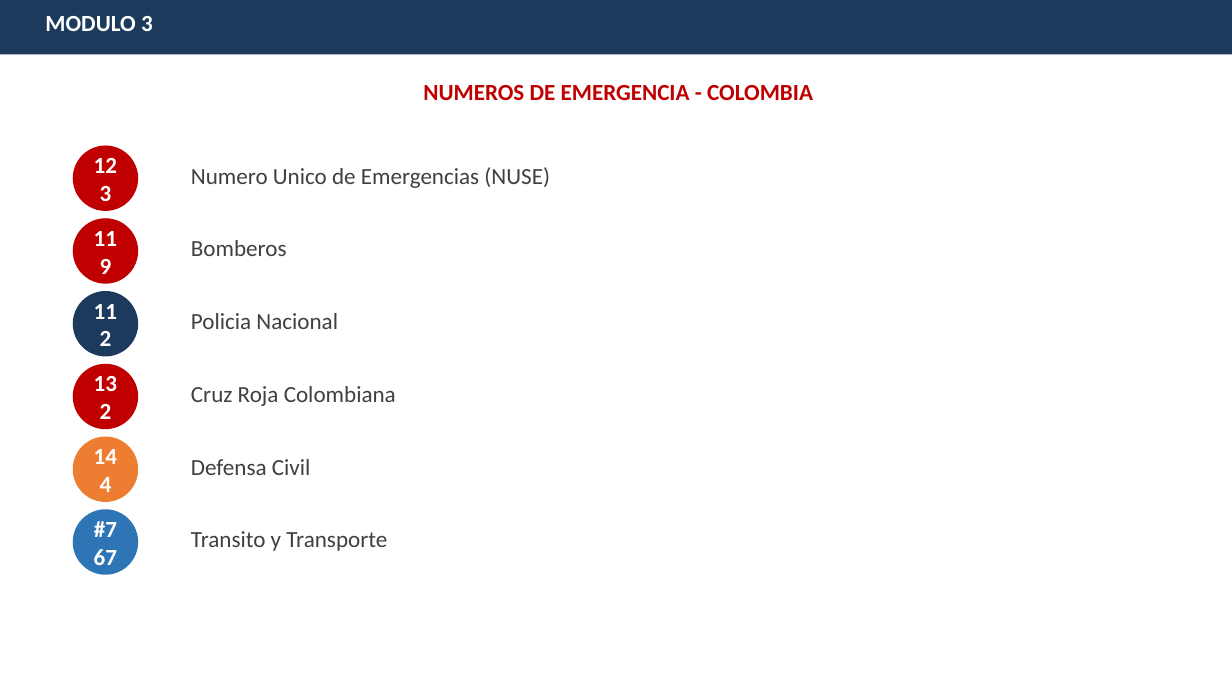
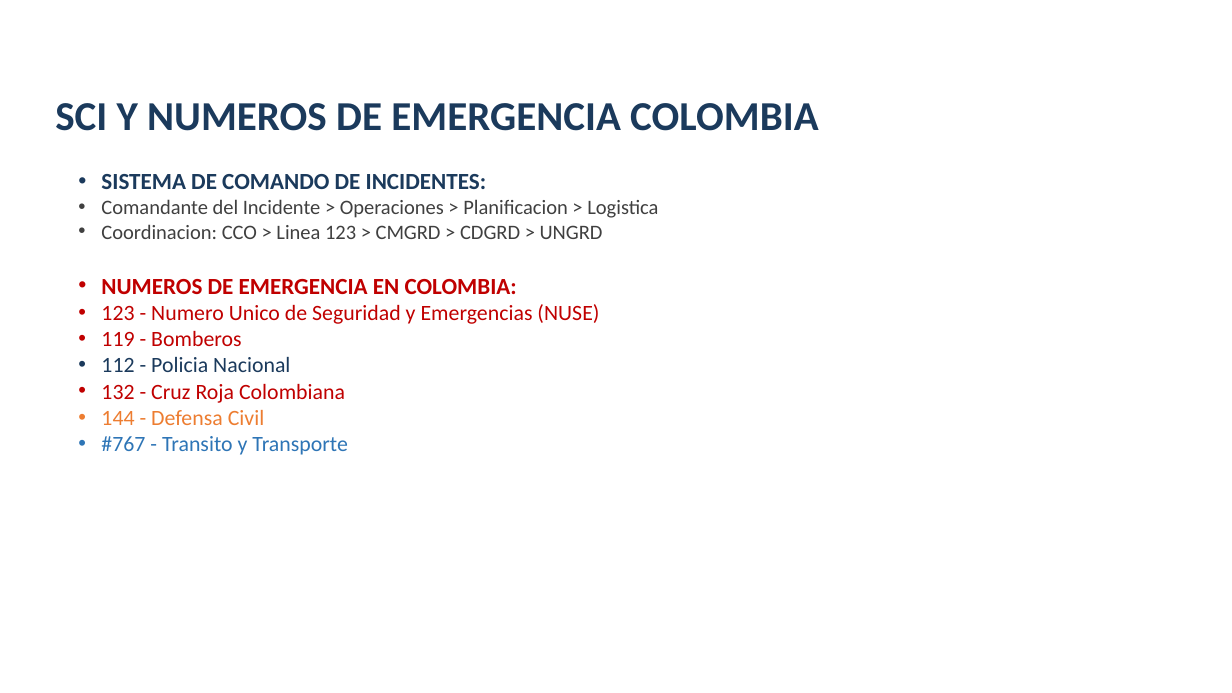
Before and after one commit to brookeprueba1/capacitacion-emergencias-ferroviarias, a slide deck: slide 9 of PRESENTACION_EMERGENCIAS_FERROVIARIAS_COLOMBIA.pptx. Drawn at 1232x693 pixels with LibreOffice and Linux fonts; fonts in the diff are those of the drawing. Boxes give left, top, right and bottom in pixels: in the first picture for what was removed or moved away, otherwise in the second. Text is boxed around its words. In the diff, an @@ line names an element or a change of style, - is before the commit and + after.

```diff
--- a/PRESENTACION_EMERGENCIAS_FERROVIARIAS_COLOMBIA.pptx
+++ b/PRESENTACION_EMERGENCIAS_FERROVIARIAS_COLOMBIA.pptx
@@ rectangle removed at bbox=[0, 0, 1232, 55] @@
@@ text removed at bbox=[45, 16, 153, 31] @@
-MODULO 3
@@ text "SCI Y NUMEROS DE EMERGENCIA ..." at bbox=[55, 103, 818, 131]: vertical alignment top to bottom @@
@@ text at bbox=[55, 103, 818, 131]: text changed; size 18 to 32 pt; text colour #C00000 to #1B3A5C @@
-NUMEROS DE EMERGENCIA - COLOMBIA
+SCI Y NUMEROS DE EMERGENCIA COLOMBIA
@@ ellipse removed at bbox=[73, 145, 139, 211] @@
-123
@@ text added at bbox=[101, 174, 658, 455], 17 pt, text #C00000 @@
+• SISTEMA DE COMANDO DE INCIDENTES:
+• Comandante del Incidente > Operaciones > Planificacion > Logistica
+• Coordinacion: CCO > Linea 123 > CMGRD > CDGRD > UNGRD
+• NUMEROS DE EMERGENCIA EN COLOMBIA:
+• 123 - Numero Unico de Seguridad y Emergencias (NUSE)
+• 119 - Bomberos
+• 112 - Policia Nacional
+• 132 - Cruz Roja Colombiana
+• 144 - Defensa Civil
+• #767 - Transito y Transporte
@@ text removed at bbox=[191, 167, 550, 188] @@
-Numero Unico de Emergencias (NUSE)
@@ ellipse removed at bbox=[73, 218, 139, 284] @@
-119
@@ text removed at bbox=[191, 240, 287, 256] @@
-Bomberos
@@ ellipse removed at bbox=[73, 291, 139, 357] @@
-112
@@ text removed at bbox=[191, 313, 338, 329] @@
-Policia Nacional
@@ ellipse removed at bbox=[73, 364, 139, 430] @@
-132
@@ text removed at bbox=[191, 386, 396, 406] @@
-Cruz Roja Colombiana
@@ ellipse removed at bbox=[73, 436, 139, 502] @@
-144
@@ text removed at bbox=[191, 459, 311, 475] @@
-Defensa Civil
@@ ellipse removed at bbox=[73, 509, 139, 575] @@
-#767
@@ text removed at bbox=[191, 531, 387, 551] @@
-Transito y Transporte
```
Also in this commit, not shown: 14 other slides changed, 7 slides added, 6 slides removed.
